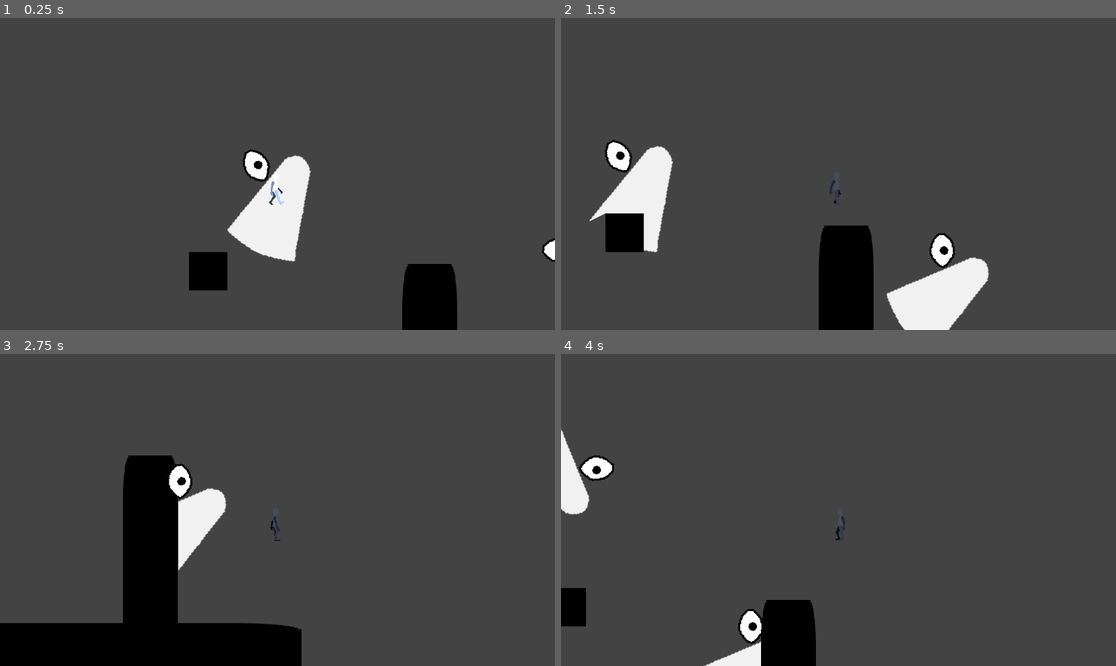
Above: before the commit, frames 1-4 (two rows, left to right).
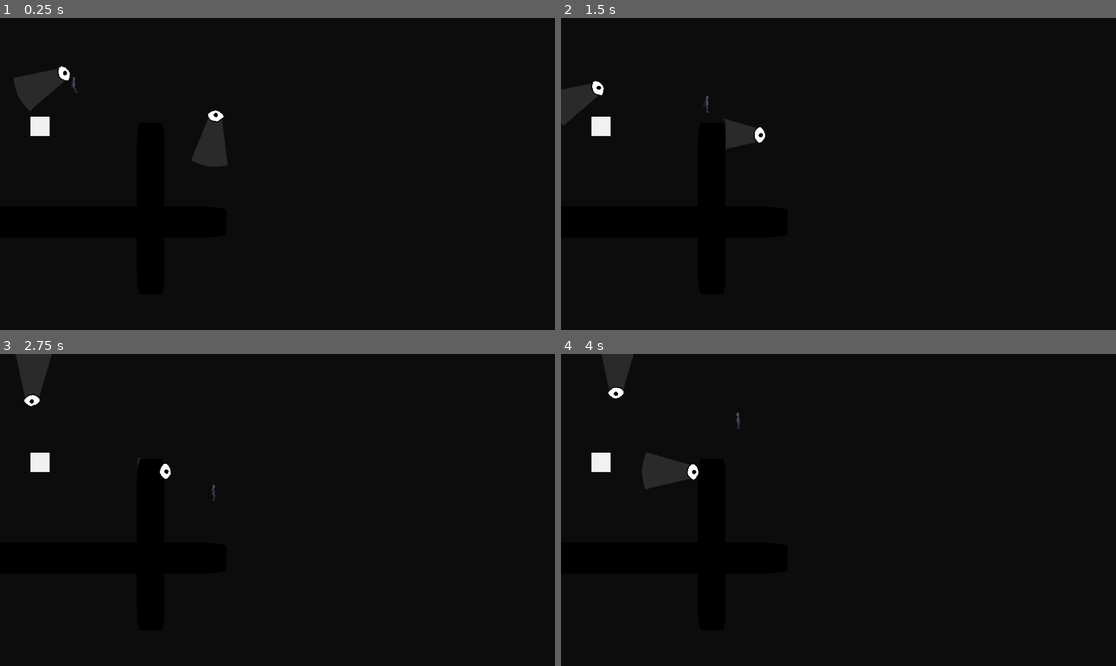
Above: after the commit, the same moments.

Repository: goldchees/unseen
Game: Godot game, scene res://scenes/level.tscn
Same seed, same stepped clock (60 frames per second), same inputs: the game is played once before the commit and once after it. The engine's default icon, where the game draws it, is replaced by a stand-in: a white triangle on a blue panel in a dark square.
Inputs:
- Up to frame 1 (0.25 s): no input
- Up to frame 2 (1.5 s): hold D (right) 0.53-1.28 s; hold S (down) from 1.28 s (still down)
- Up to frame 3 (2.75 s): release S (down) at 2.03 s; hold D (right) from 2.03 s (still down)
- Up to frame 4 (4 s): release D (right) at 2.78 s; hold W (up) 2.78-3.53 s; hold A (left) from 3.53 s (still down)

The runs differ from the first frame. In frame 1, 97% of the frame differs, in the area x 0-100%, y 0-100%; in frame 2, 96%; in frame 3, 87%; in frame 4, 97%.

Commit message:
successful enemy path, before deleting states

Diff:
--- a/scenes/box.tscn
+++ b/scenes/box.tscn
@@ -24,10 +24,10 @@
 position = Vector2(20, 20)
 shape = SubResource("RectangleShape2D_on5l8")
 
+[node name="LightOccluder2D" type="LightOccluder2D" parent="."]
+occluder = SubResource("OccluderPolygon2D_3inec")
+
 [node name="ColorRect" type="ColorRect" parent="."]
 offset_right = 40.0
 offset_bottom = 40.0
-color = Color(0, 0, 0, 1)
-
-[node name="LightOccluder2D" type="LightOccluder2D" parent="."]
-occluder = SubResource("OccluderPolygon2D_3inec")
+color = Color(0.61, 0.61, 0.61, 1)
--- a/scenes/eye.tscn
+++ b/scenes/eye.tscn
@@ -121,8 +121,8 @@
 shape = SubResource("CircleShape2D_ck3r8")
 
 [node name="RayCast2D" type="RayCast2D" parent="."]
-scale = Vector2(10, 1)
-target_position = Vector2(0, 113)
+scale = Vector2(1, 20)
+target_position = Vector2(113, 0)
 collision_mask = 7
 metadata/_edit_lock_ = true
 
--- a/scenes/level.tscn
+++ b/scenes/level.tscn
@@ -37,15 +37,12 @@
 offset_bottom = 776.0
 grow_horizontal = 2
 grow_vertical = 2
-color = Color(0.17, 0.17, 0.17, 1)
+color = Color(0.03, 0.03, 0.03, 1)
 
 [node name="player" parent="." instance=ExtResource("1_2q6dc")]
 modulate = Color(0.23, 0.23, 0.23, 1)
 position = Vector2(155, 124)
 scale = Vector2(0.5, 0.5)
-
-[node name="Camera2D" type="Camera2D" parent="player"]
-zoom = Vector2(2, 2)
 
 [node name="CanvasModulate" type="CanvasModulate" parent="."]
 color = Color(0.55, 0.55, 0.55, 1)
--- a/scenes/player.tscn
+++ b/scenes/player.tscn
@@ -96,7 +96,7 @@
 }]
 
 [sub_resource type="RectangleShape2D" id="RectangleShape2D_qfm1y"]
-size = Vector2(19, 44)
+size = Vector2(19, 67)
 
 [node name="player" type="CharacterBody2D"]
 collision_layer = 2
@@ -108,5 +108,5 @@
 speed_scale = 3.0
 
 [node name="CollisionShape2D" type="CollisionShape2D" parent="."]
-position = Vector2(-4, 41)
+position = Vector2(-4, 29.5)
 shape = SubResource("RectangleShape2D_qfm1y")
--- a/scripts/eye.gd
+++ b/scripts/eye.gd
@@ -23,12 +23,6 @@
 #var move_counter: int = 0
 #var count_dir: String = "forward"
 #var reverse_moves: Array[states] = []
-
-@onready var vision_cone: PointLight2D = $visionCone
-var vision_positions: Dictionary = {
-	"down": {"position": Vector2(3,57), "rotation": 0},
-	"up": {"position": Vector2(-1,-48), "rotation": 180},
-}
 
 var player_inrange
 var player_in_sight
@@ -73,14 +67,10 @@
 		states.up:
 			#print("up")
 			pupil.global_position = pupil.global_position.move_toward(up.global_position, pupil_speed * delta)
-			vision_cone.position = vision_positions["up"]["position"]
-			vision_cone.rotation = vision_positions["up"]["rotation"]
 
 		states.down:
 			#print("down")
 			pupil.global_position = pupil.global_position.move_toward(down.global_position, pupil_speed * delta)
-			vision_cone.position = vision_positions["down"]["position"]
-			vision_cone.rotation = vision_positions["down"]["rotation"]
 		states.right:
 			#print("right")
 			pupil.global_position = pupil.global_position.move_toward(right.global_position, pupil_speed * delta)
--- a/scripts/player.gd
+++ b/scripts/player.gd
@@ -7,7 +7,7 @@
 var current_state: state
 
 var input_direction: Vector2
-var push_speed := 100
+var push_speed := 300
 
 func get_input():
 	input_direction = Input.get_vector("left", "right", "up", "down")
